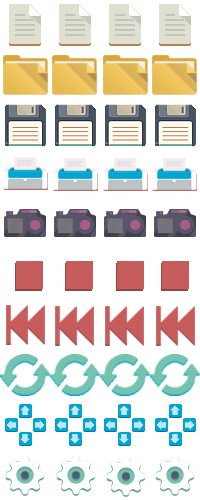
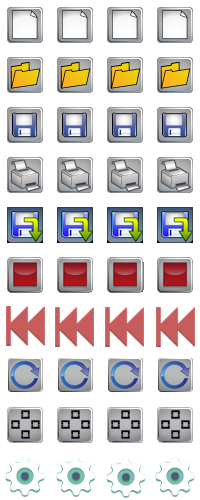
Layer changes from the first 200×500 image to the second:
added layer "Pasted Layer #20" above "Pasted Layer #19" over [left=57, top=407, right=93, bottom=443]
added layer "Pasted Layer #19" above "Pasted Layer #18" over [left=107, top=407, right=143, bottom=443]
added layer "Pasted Layer #18" above "Pasted Layer #17" over [left=157, top=407, right=193, bottom=443]
added layer "Pasted Layer #17" above "Pasted Layer #14" over [left=7, top=407, right=43, bottom=443]
added layer "Pasted Layer #14" above "Pasted Layer #13" over [left=57, top=257, right=93, bottom=293]
added layer "Pasted Layer #13" above "Pasted Layer #12" over [left=107, top=257, right=143, bottom=293]
added layer "Pasted Layer #12" above "Pasted Layer #3" over [left=157, top=257, right=193, bottom=293]
painted on "Pasted Layer #3" over [left=4, top=209, right=46, bottom=293]
removed layer "camera.png" over [left=54, top=209, right=196, bottom=237]
added layer "Pasted Layer #7" above "Pasted Layer #6" over [left=57, top=207, right=93, bottom=243]
added layer "Pasted Layer #6" above "Pasted Layer #5" over [left=107, top=207, right=143, bottom=243]
added layer "Pasted Layer #5" above "Pasted Layer #4" over [left=157, top=207, right=193, bottom=243]
added layer "Pasted Layer #4" above "save.png copy #2" over [left=7, top=207, right=43, bottom=243]
added layer "save.png copy #2" above "save.png copy #1" over [left=57, top=107, right=93, bottom=143]
added layer "save.png copy #1" above "save.png copy" over [left=107, top=107, right=143, bottom=143]
added layer "save.png copy" above "save.png" over [left=157, top=107, right=193, bottom=143]
painted on "Layer #2" over [left=0, top=261, right=200, bottom=498]
hid "Pasted Layer #15" over [left=5, top=104, right=196, bottom=147]
hid "Pasted Layer #2" over [left=3, top=157, right=197, bottom=191]
hid "Pasted Layer" over [left=9, top=4, right=191, bottom=46]
hid "Pasted Layer #1" over [left=3, top=55, right=198, bottom=96]
…and 17 more changes (17 added)
